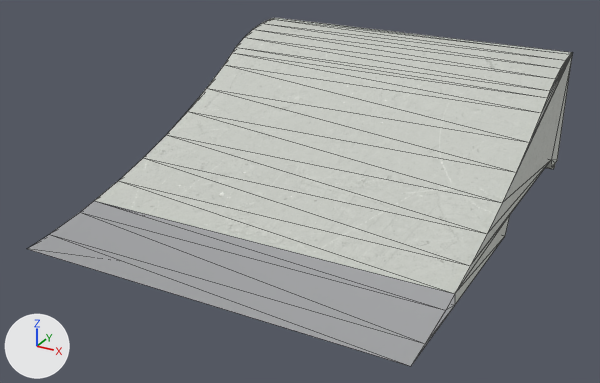
Renders of the glTF model public/katalog/modelle/jump-ramp-sjr-45.gltf from each side of a commit.
Before and after are seen from a camera (50 mm lens) standing at (1.19, -2.324, 1.179) and looking at (-0.036, -0.095, 0.064). The axes (+X, +Y, +Z) are drawn at lower left. The lights are the same throughout. The picture after the commit comes second. Mesh edges are drawn as thin lines. Vertices at exactly the same position are counted once.

In view in the first picture: 'SK0646_Jump-Ramp_SJR-45.001'.
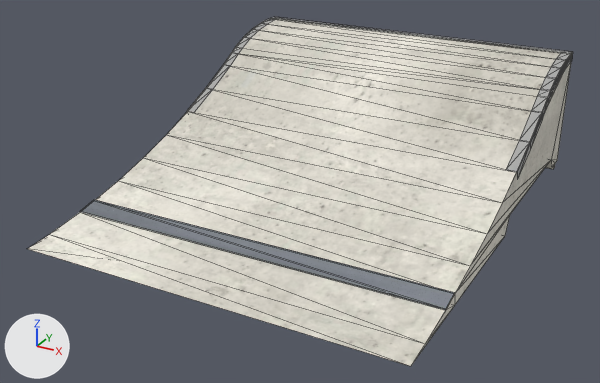
What differs and where, as boxes (x1, y1, x2, y2) in the pictures (600 x 383 px):
'SK0646_Jump-Ramp_SJR-45.001', reshaped: before (28, 18, 573, 366); after (28, 17, 573, 366)
part 1 of me_sk0646_jump_ramp_sjr_45_001, added: after (187, 17, 573, 179)
part 2 of me_sk0646_jump_ramp_sjr_45_001, built on: before (28, 47, 572, 366); after (28, 48, 571, 366)
part 3 of me_sk0646_jump_ramp_sjr_45_001, recoloured: before (119, 18, 573, 294); after (119, 19, 562, 293)
part 4 of me_sk0646_jump_ramp_sjr_45_001, recoloured: (50, 212, 422, 343) in both

The edits, one by one:
Picture 'jump-ramp-sjr-45_farbe' (img_jump_ramp_sjr_45_farbe) is new.
Picture 'jump-ramp-sjr-45_normal' (img_jump_ramp_sjr_45_normal) is new.
Material 'Stahl_web.053' (mat_stahl_web_053) is new.
Uses the picture img_jump_ramp_sjr_45_farbe.
Uses the picture img_jump_ramp_sjr_45_normal.
Material 'Beton_web.065' (mat_beton_web_065) is new.
Uses the picture img_jump_ramp_sjr_45_farbe.
Uses the picture img_jump_ramp_sjr_45_normal.
Material 'Kantenwinkel_web.040' (mat_kantenwinkel_web_040) is new.
Uses the picture img_jump_ramp_sjr_45_farbe.
Uses the picture img_jump_ramp_sjr_45_normal.
me_sk0646_jump_ramp_sjr_45_001 is used by ob_sk0646_jump_ramp_sjr_45_001; location (0.0, 0.0, 0.0).
me_sk0646_jump_ramp_sjr_45_001 had 54 vertices, 106 faces and spanned x -0.62..0.62, y -0.75..0.75, z 0.0..0.43.
me_sk0646_jump_ramp_sjr_45_001 no longer uses material mat_stahl (white #e1e2e5).
me_sk0646_jump_ramp_sjr_45_001 now has 177 vertices, 309 faces and spans x -0.63..0.63, y -0.75..0.75, z 0.0..0.43.
me_sk0646_jump_ramp_sjr_45_001 part 1: a new loose piece of 64 vertices spanning x -0.63..0.63, y 0.09..0.75, z 0.17..0.43, in mat_kantenwinkel_web_040.
Part 2, on me_sk0646_jump_ramp_sjr_45_001:
56 faces are deleted.
59 vertices are added at x -0.63..0.62, y -0.75..0.74, z 0.0..0.06.
177 new faces join them, mat_beton_web_065.
6 new faces join them, mat_stahl_web_053.
me_sk0646_jump_ramp_sjr_45_001 part 3: 49 faces spanning x -0.62..0.62, y -0.44..0.75, z 0.01..0.43 switch from mat_beton to mat_beton_web_065.
me_sk0646_jump_ramp_sjr_45_001 part 4: 1 face spanning x -0.62..0.62, y -0.65..-0.51, z 0.01..0.03 switches from mat_stahl (white #e1e2e5) to mat_beton_web_065.
me_sk0646_jump_ramp_sjr_45_001 gains material mat_stahl_web_053.
me_sk0646_jump_ramp_sjr_45_001 gains material mat_kantenwinkel_web_040.
